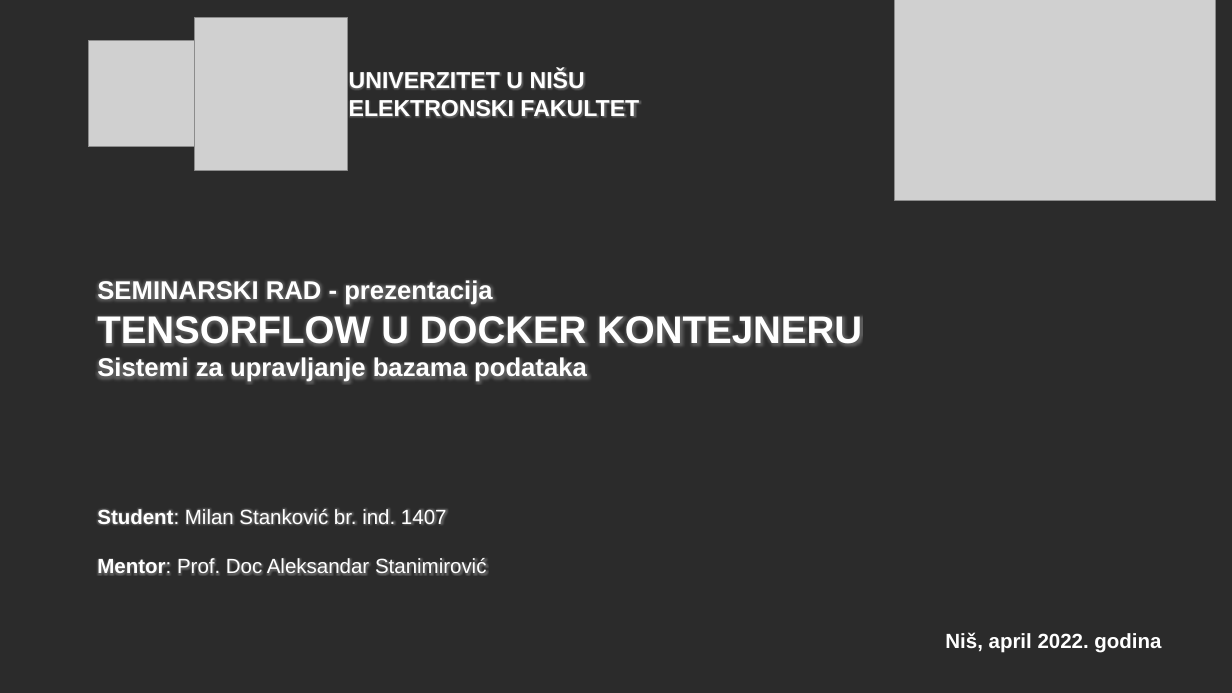
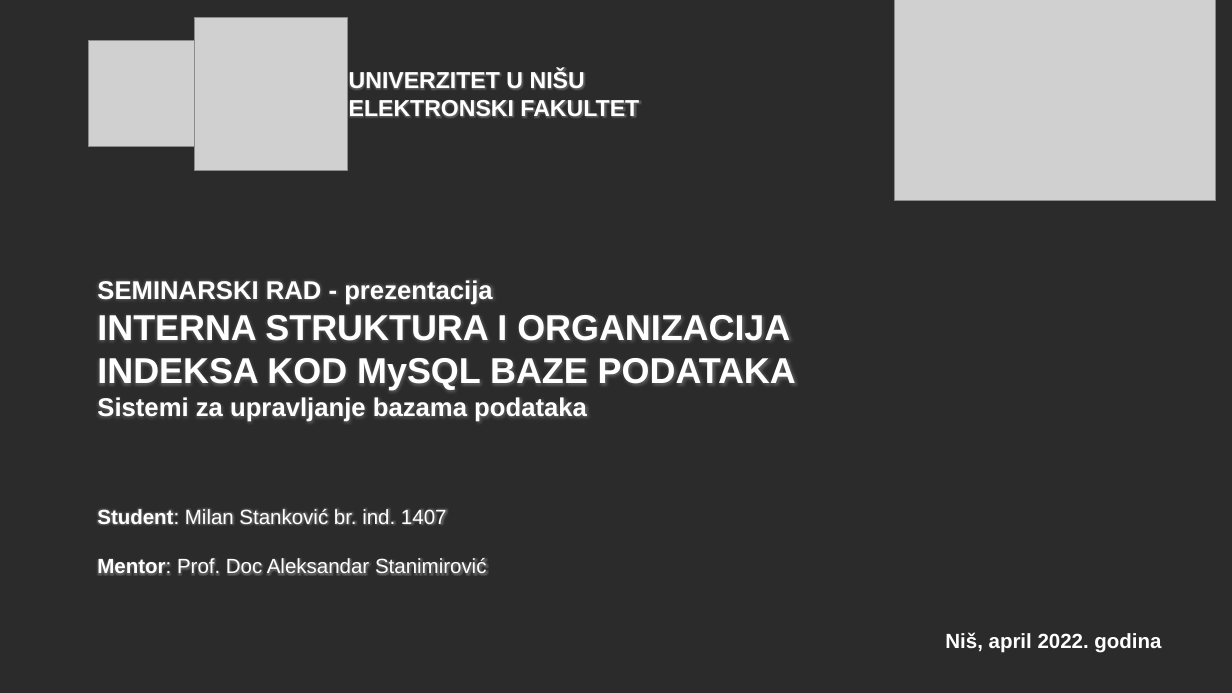
Before and after one commit to mixy98e/Sistemi-Baza-Podataka-Seminarski, a slide deck: slide 1 of Milan Stankovic 1407 - Sistemi za upravljanje bazama podataka.pptx. Drawn at 1232x693 pixels with LibreOffice and Linux fonts; fonts in the diff are those of the drawing; grey boxes stand for pictures; background and template pictures are left out; a plain dark background stands for a picture behind light text. Boxes give left, top, right and bottom in pixels: in the first picture for what was removed or moved away, otherwise in the second. Text is boxed around its words. In the diff, an @@ line names an element or a change of style, - is before the commit and + after.

```diff
--- a/Milan Stankovic 1407 - Sistemi za upravljanje bazama podataka.pptx
+++ b/Milan Stankovic 1407 - Sistemi za upravljanje bazama podataka.pptx
@@ text at (97,315,796,390): text changed; size 30 to 28 pt @@
-TENSORFLOW U DOCKER KONTEJNERU
+INTERNA STRUKTURA I ORGANIZACIJA INDEKSA KOD MySQL BAZE PODATAKA
```
Also in this commit, not shown: 6 other slides changed.
